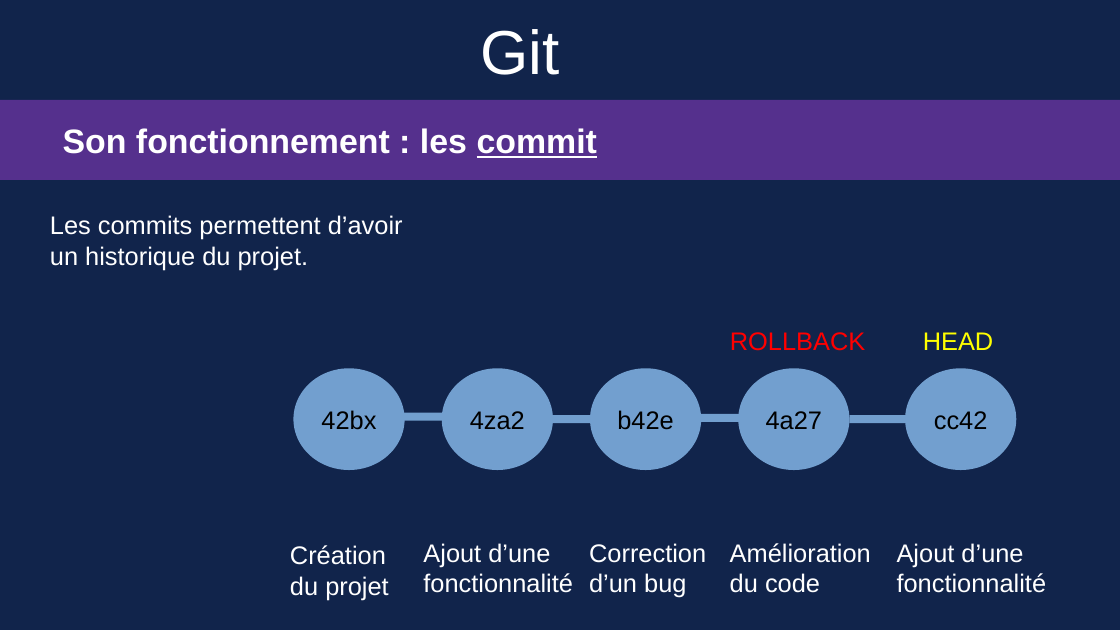
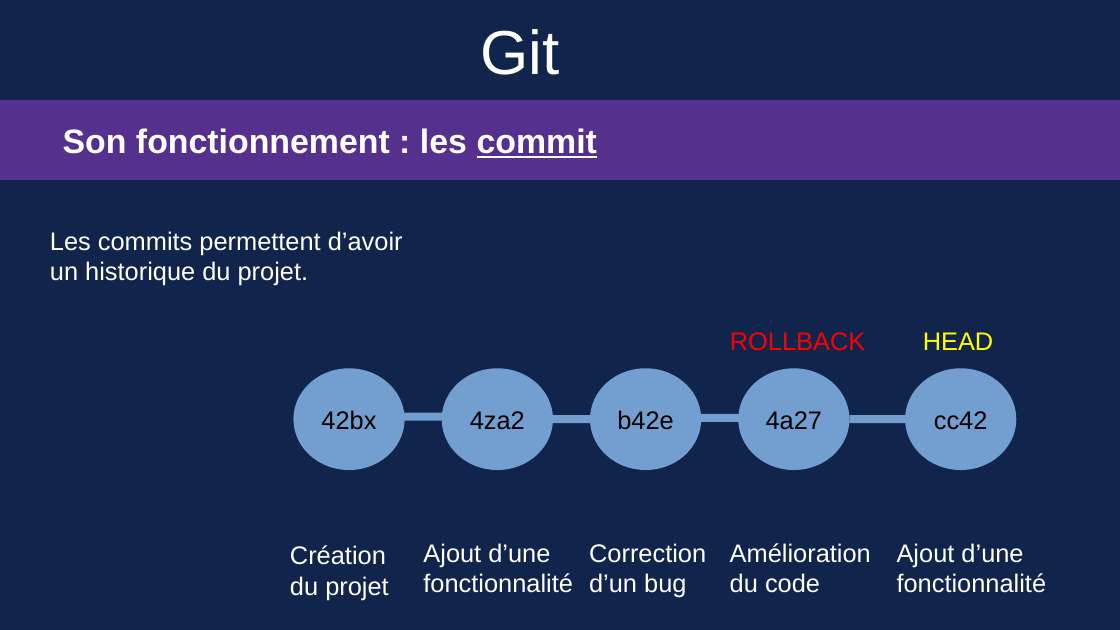
Before and after one commit to Sauvage89/guide_git, a slide deck: slide 6 of guide_git.odp (slide 5 before the commit). Drawn at 1120x630 pixels with LibreOffice and Linux fonts; fonts in the diff are those of the drawing. Boxes give left, top, right and bottom in pixels: in the first picture for what was removed or moved away, otherwise in the second. Text is boxed around its words. In the diff, an @@ line names an element or a change of style, - is before the commit and + after.

```diff
--- a/guide_git.odp
+++ b/guide_git.odp
@@ text "Les commits permettent d’avoir un ...": place and size @@
-text "Les commits permettent d’avoir un ..." at [50,215,403,270]
+text "Les commits permettent d’avoir un ..." at [50,231,403,286]
```
Also in this commit, not shown: 19 other slides changed, 5 slides added, 1 slide removed, 1 other file.
